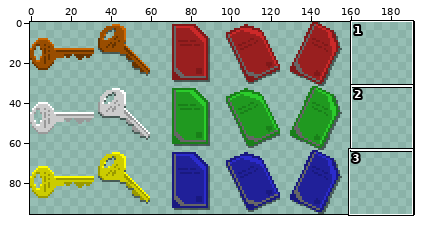
Sprite sheet -- Assets/Rendering/Textures/Sprites/GUI/Keys.png. The first picture is a wide view before the edit; the outline marks the close-up.
Close-up. Before:
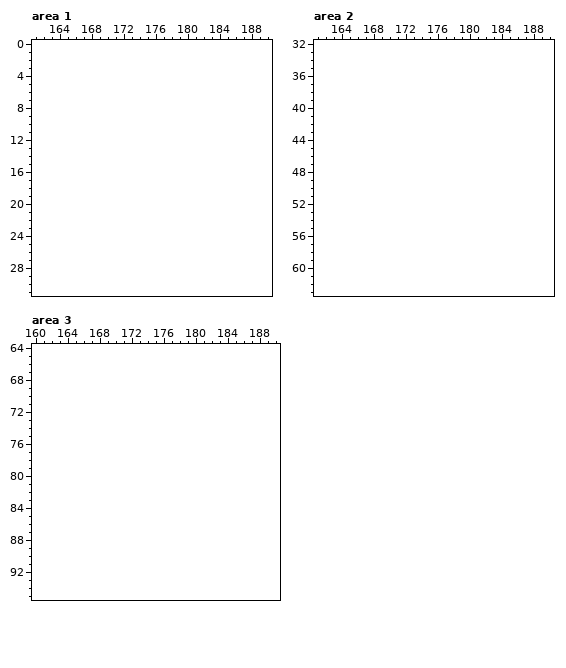
The file is 160x96 pixels. Shown: area 1: x 161..190, y 0..31; area 2: x 161..190, y 32..63; area 3: x 160..190, y 64..95. The old version is drawn lined up with the new one, on the new canvas.
New version:
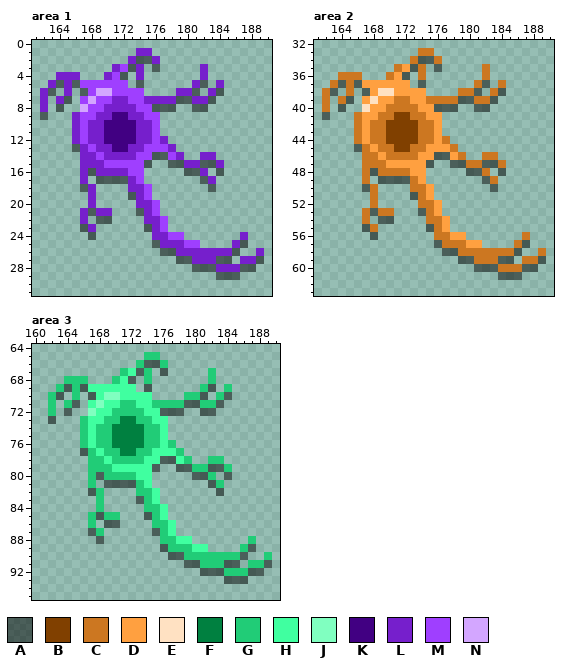
Palette (. is transparent): A #00000080  B #804000  C #cc7721  D #ffa040  E #ffe1c2  F #008040  G #21cc77  H #40ffa0  J #80ffc0  K #410082  L #761fcc  M #9f3fff  N #d3a6ff
Changes in this commit:
canvas 160x96 -> 192x96
Changed rows in their new state; - is an unchanged pixel.
Area 1:
first column x 162:
 1 ------------LL--------------
 2 -----------LAAL-------------
 3 ---------LMAL-A-----L-------
 4 --LLL---LMA-L-------L-------
 5 -LALAMMMMMM-A------LA-L-----
 6 LA-L-AMNNMMMM----LLA-LA-----
 7 L-LA-MNMMLLMMLLLLAALLA------
 8 L-A--NMMLLLLMMAAA--AA-------
 9 A---LMMLLKKLLMM-------------
10 ----LMLLKKKKLLM-------------
11 ----LMLLKKKKLLM-------------
12 ----LMLLKKKKLLML------------
13 ----ALMLLKKLLMMML-----------
14 -----LLMLLLLMMAAML--LL------
15 -----LLLMMMMMA--AALLAAL-----
16 -----LALLLLMM-----AAL-A-----
17 -----L-AAAALM-------AL------
18 -----AL----LLM-------A------
19 ------L----ALM--------------
20 ------L-----LLM-------------
21 -----LALL---ALM-------------
22 -----L-AA----LLM------------
23 -----AL------ALM------------
24 ------A-------LLMM-------L--
25 --------------ALLLMM----LA--
26 ---------------AALLLLLLLA--L
27 -----------------AALLLAA-LLA
28 -------------------AAALLLAA-
29 ----------------------AAA---
Area 2:
first column x 162:
33 ------------CC--------------
34 -----------CAAC-------------
35 ---------CDAC-A-----C-------
36 --CCC---CDA-C-------C-------
37 -CACADDDDDD-A------CA-C-----
38 CA-C-ADEEDDDD----CCA-CA-----
39 C-CA-DEDDCCDDCCCCAACCA------
40 C-A--EDDCCCCDDAAA--AA-------
41 A---CDDCCBBCCDD-------------
42 ----CDCCBBBBCCD-------------
43 ----CDCCBBBBCCD-------------
44 ----CDCCBBBBCCDC------------
45 ----ACDCCBBCCDDDC-----------
46 -----CCDCCCCDDAADC--CC------
47 -----CCCDDDDDA--AACCAAC-----
48 -----CACCCCDD-----AAC-A-----
49 -----C-AAAACD-------AC------
50 -----AC----CCD-------A------
51 ------C----ACD--------------
52 ------C-----CCD-------------
53 -----CACC---ACD-------------
54 -----C-AA----CCD------------
55 -----AC------ACD------------
56 ------A-------CCDD-------C--
57 --------------ACCCDD----CA--
58 ---------------AACCCCCCCA--C
59 -----------------AACCCAA-CCA
60 -------------------AAACCCAA-
61 ----------------------AAA---
Area 3:
first column x 162:
65 ------------GG--------------
66 -----------GAAG-------------
67 ---------GHAG-A-----G-------
68 --GGG---GHA-G-------G-------
69 -GAGAHHHHHH-A------GA-G-----
70 GA-G-AHJJHHHH----GGA-GA-----
71 G-GA-HJHHGGHHGGGGAAGGA------
72 G-A--JHHGGGGHHAAA--AA-------
73 A---GHHGGFFGGHH-------------
74 ----GHGGFFFFGGH-------------
75 ----GHGGFFFFGGH-------------
76 ----GHGGFFFFGGHG------------
77 ----AGHGGFFGGHHHG-----------
78 -----GGHGGGGHHAAHG--GG------
79 -----GGGHHHHHA--AAGGAAG-----
80 -----GAGGGGHH-----AAG-A-----
81 -----G-AAAAGH-------AG------
82 -----AG----GGH-------A------
83 ------G----AGH--------------
84 ------G-----GGH-------------
85 -----GAGG---AGH-------------
86 -----G-AA----GGH------------
87 -----AG------AGH------------
88 ------A-------GGHH-------G--
89 --------------AGGGHH----GA--
90 ---------------AAGGGGGGGA--G
91 -----------------AAGGGAA-GGA
92 -------------------AAAGGGAA-
93 ----------------------AAA---
Pixel boxes of the changes (left, top, right, bottom) in both close-ups:
added: (40, 48, 264, 280)
added: (322, 48, 546, 280)
added: (48, 352, 272, 584)
